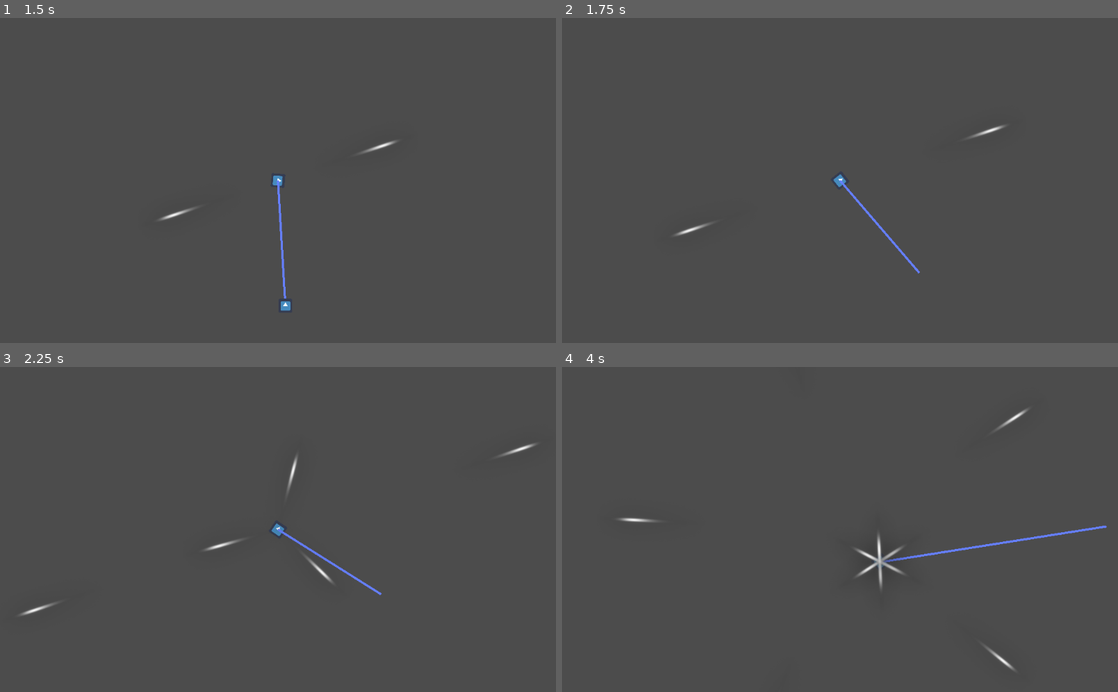
Above: before the commit, frames 1-4 (two rows, left to right).
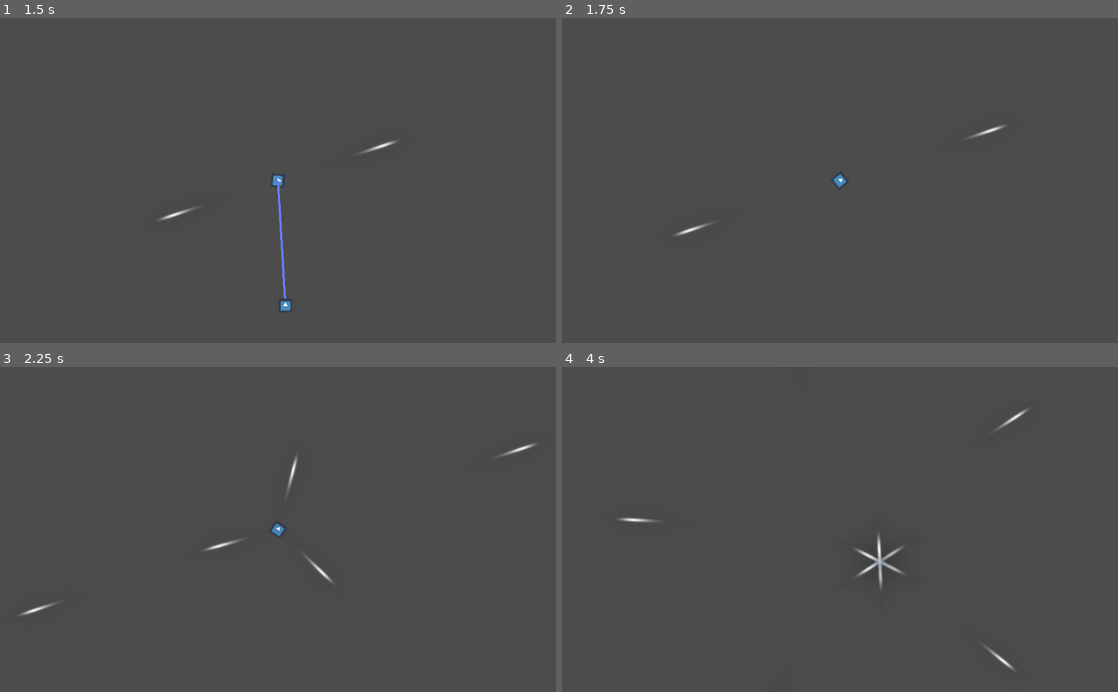
Above: after the commit, the same moments.

Repository: Jetpackjules/VP_Game_Jam
Game: Godot game, scene res://Main.tscn
Two runs of this game, one before a commit and one after it. Both use one fixed random seed, a clock stepped at 60 frames per second and the inputs below. The engine's default icon, where the game draws it, is replaced by a stand-in: a white triangle on a blue panel in a dark square.
Inputs:
- Up to frame 1 (1.5 s): tap Enter at 0.5 s; hold Right (ui_right) 0.53-1.28 s; tap W (increase_bullets) at 0.6, 1.35 s; tap Space (ui_select) at 0.77 s; hold Left (ui_left) from 1.28 s (still down)
- Up to frame 2 (1.75 s): keep holding Left (ui_left); tap Space (ui_select) at 1.52 s
- Up to frame 3 (2.25 s): release Left (ui_left) at 2.03 s; hold Right (ui_right) from 2.03 s (still down); tap W (increase_bullets) at 2.1 s
- Up to frame 4 (4 s): release Right (ui_right) at 2.78 s; hold Up (ui_up) 2.78-3.53 s; tap W (increase_bullets) at 2.85, 3.6 s; tap Space (ui_select) at 3.02, 3.77 s; hold Left (ui_left) from 3.53 s (still down)

Frame 1 is identical in both runs. In frame 2, 0.2% of the frame differs, in the area x 49-65%, y 49-79%; in frame 3, 0.2%; in frame 4, 0.3%, in the area x 58-98%, y 48-61%.

Commit message:
added hit animation and knockback

Diff:
--- a/Enemies/Basic.tscn
+++ b/Enemies/Basic.tscn
@@ -1,10 +1,29 @@
-[gd_scene load_steps=8 format=2]
+[gd_scene load_steps=10 format=2]
 
 [ext_resource path="res://Enemy.gd" type="Script" id=1]
 [ext_resource path="res://Enemy_icon.png" type="Texture" id=2]
 
 [sub_resource type="RectangleShape2D" id=3]
 extents = Vector2( 32, 32 )
+
+[sub_resource type="Animation" id=10]
+resource_name = "Hit"
+length = 0.5
+tracks/0/type = "value"
+tracks/0/path = NodePath("Icon:self_modulate")
+tracks/0/interp = 1
+tracks/0/loop_wrap = true
+tracks/0/imported = false
+tracks/0/enabled = true
+tracks/0/keys = {
+"times": PoolRealArray( 0.05, 0.38, 0.44 ),
+"transitions": PoolRealArray( 0.0103086, 0.0103086, 0.225313 ),
+"update": 0,
+"values": [ Color( 1, 0, 0, 0.764706 ), Color( 1, 0, 0, 0.768627 ), Color( 1, 1, 1, 1 ) ]
+}
+
+[sub_resource type="Animation" id=11]
+length = 0.001
 
 [sub_resource type="Gradient" id=6]
 offsets = PoolRealArray( 0.40724 )
@@ -25,11 +44,17 @@
 collision_mask = 3
 script = ExtResource( 1 )
 
-[node name="Icon" type="Sprite" parent="."]
-texture = ExtResource( 2 )
-
 [node name="CollisionShape2D" type="CollisionShape2D" parent="."]
 shape = SubResource( 3 )
+
+[node name="Icon" type="Sprite" parent="."]
+position = Vector2( 295, 97 )
+texture = ExtResource( 2 )
+offset = Vector2( -295, -97 )
+
+[node name="Hit_Anim" type="AnimationPlayer" parent="."]
+anims/Hit = SubResource( 10 )
+anims/RESET = SubResource( 11 )
 
 [node name="HealthBar_container" type="Node2D" parent="."]
 
--- a/Enemy.gd
+++ b/Enemy.gd
@@ -5,6 +5,7 @@
 var player = null
 onready var health_bar = get_node("HealthBar_container/HealthBar")
 onready var health_bar_container = get_node("HealthBar_container")
+onready var hit_anim = get_node("Hit_Anim")
 
 func _ready():
 	player = get_node("/root/Main/Player")  # Update with your player node's path
@@ -19,12 +20,17 @@
 		direction = (player.global_position - global_position).normalized()
 	apply_central_impulse(direction * speed)
 
-func hit(damage):
+func hit(damage, knockback):
+	hit_anim.play("Hit")
 	health -= damage
 	health_bar.visible = true
 	health_bar.value = health
 	if health <= 0:
 		die()
+	else:
+		var knockback_direction = (global_position - player.global_position).normalized()
+		apply_impulse(Vector2.ZERO, knockback_direction * knockback)
+
 
 func die():
 	player.enemies.erase(self)
--- a/Player/Player.gd
+++ b/Player/Player.gd
@@ -92,7 +92,9 @@
 		var direction_to_enemy = global_position.direction_to(closest_enemy.global_position).rotated(-rotation)
 		line.points = [Vector2.ZERO, direction_to_enemy * min_distance]
 		update()
-
+	else:
+		line.points = [Vector2.ZERO, Vector2.ZERO]
+		update()
 
 func _draw():
 #	print(line.points[1])
--- a/Projectiles/Basic/Projectile.gd
+++ b/Projectiles/Basic/Projectile.gd
@@ -27,6 +27,6 @@
 	velocity = velocity_set
 
 func _on_Area2D_body_entered(body):
-	body.hit(10)
+	body.hit(50, 500)
 	queue_free()
 	pass # Replace with function body.
